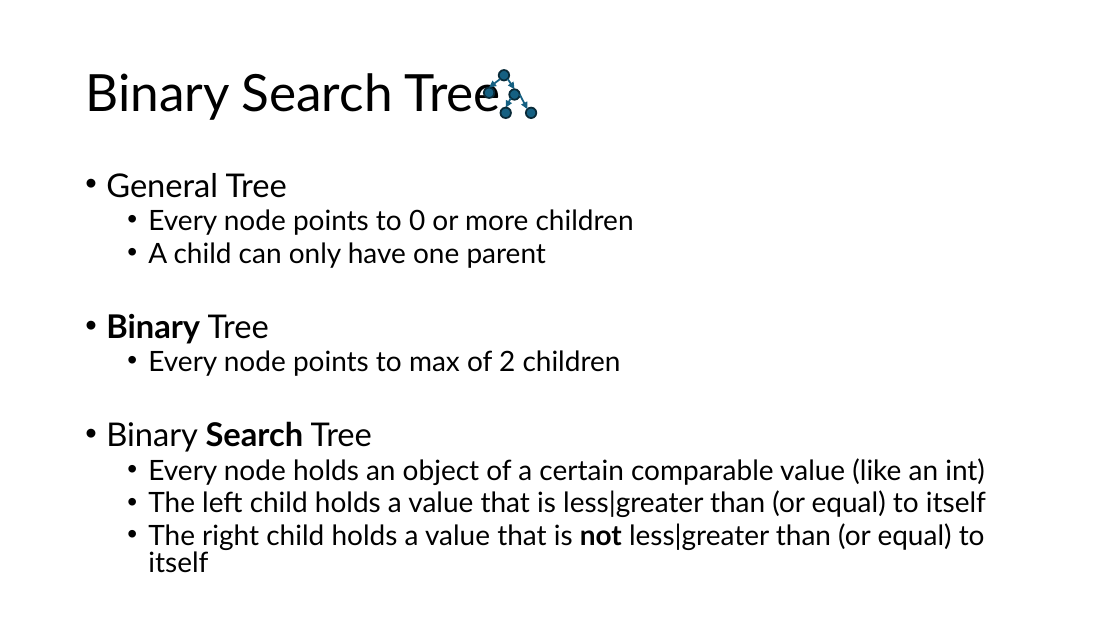
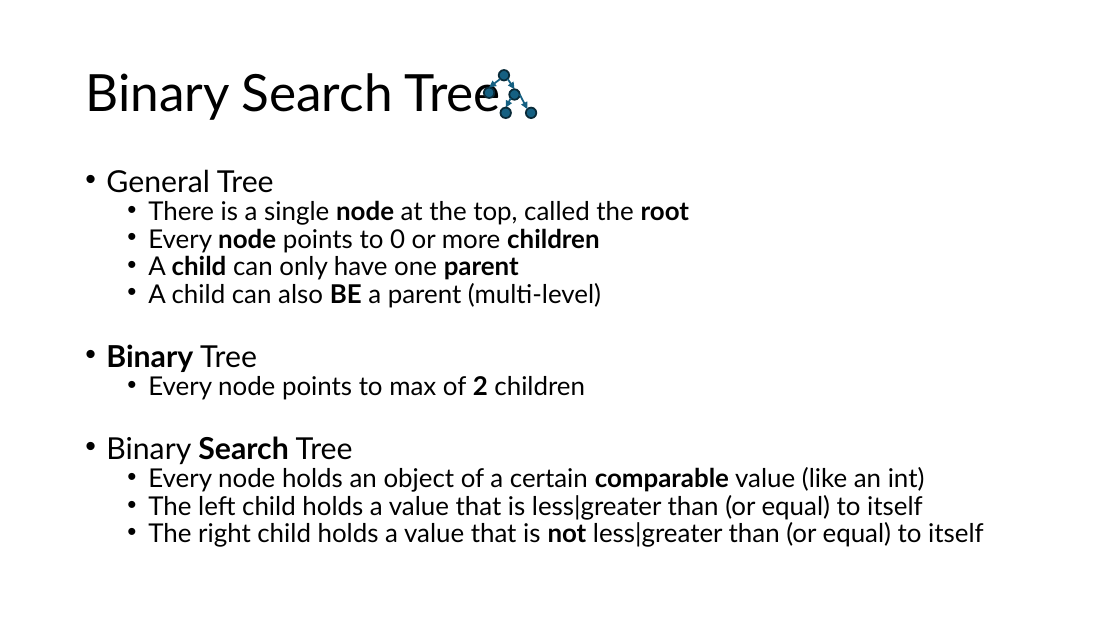
Before and after one commit to wai-t/CompSci, a slide deck: slide 15 of ComputerScience/Data_structures/Data Structures.pptx. Drawn at 1120x630 pixels with LibreOffice and Linux fonts; fonts in the diff are those of the drawing. Boxes give left, top, right and bottom in pixels: in the first picture for what was removed or moved away, otherwise in the second. Text is boxed around its words. In the diff, an @@ line names an element or a change of style, - is before the commit and + after.

```diff
--- a/ComputerScience/Data_structures/Data Structures.pptx
+++ b/ComputerScience/Data_structures/Data Structures.pptx
@@ text at (106, 169, 984, 547): size 28 to 25.9 pt in "General Tree", "Binary Tree", "Binary Search Tree"; size 24 to 22.2 pt in "Every node points to 0 or more ...", "A child can only have one parent", "Every node points to max of 2 ...", "Every node holds an object of a ..." and 2 more places; bold on in "node children", "child parent", "2", "comparable"; line spacing 0.8 to 0.7 @@
@@ text at (148, 200, 689, 225): paragraph added @@
+  • There is a single node at the top, called the root
@@ text at (148, 283, 601, 308): paragraph added @@
+  • A child can also BE a parent (multi-level)
```
Also in this commit, not shown: 12 other slides changed.
